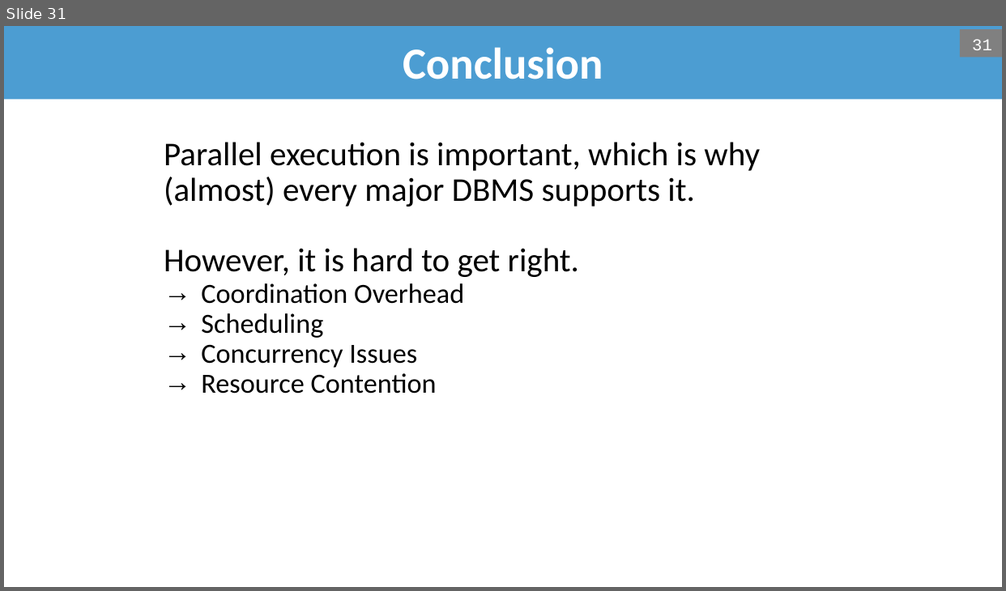
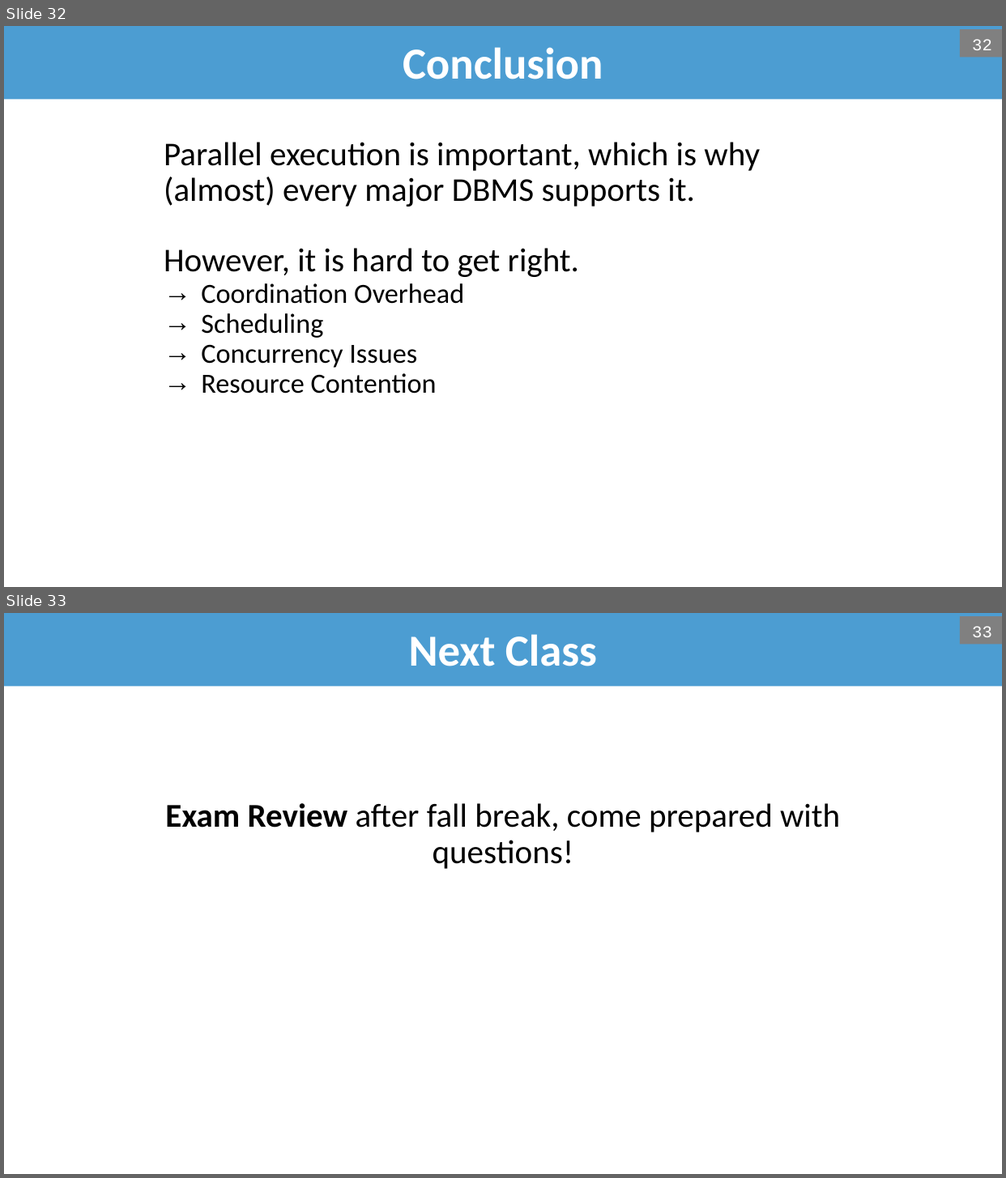
Before and after one commit to bsb20/bsb20.github.io, a slide deck: docs/421_f26/lectures/L14_parallel_execution.pptx. Shown one above the other, each under a label of ours: slide 31 before the commit, slides 32 and 33 after it. The pictures are 1006x591 and 1006x1178 pixels, drawn with LibreOffice and Linux fonts; fonts in the diff are those of the drawing; background and template pictures are left out. Boxes give left, top, right and bottom in pixels: in the first picture for what was removed or moved away, otherwise in the second. Text is boxed around its words. In the diff, an @@ line names an element or a change of style, - is before the commit and + after.

```diff
--- a/docs/421_f26/lectures/L14_parallel_execution.pptx
+++ b/docs/421_f26/lectures/L14_parallel_execution.pptx
@@ slide 33 added at (4, 613, 1002, 1174), background #FFFFFF @@
@@ title added at (4, 613, 1002, 686), fill #4C9DD2, 32 pt, text #FFFFFF, bold @@
+Next Class
@@ page number added at (960, 616, 1002, 644), fill #808080, 12 pt, text #FFFFFF @@
+33
@@ text added at (165, 803, 840, 869), 24 pt, text #000000 @@
+Exam Review after fall break, come prepared with questions!
@@ what was slide 31 is now slide 32 @@
@@ page number at (972, 39, 992, 50): text changed @@
-31
+32
```
Also in this commit, not shown: 8 slides changed, 1 other slide added, 1 slide removed, 1 other file.
